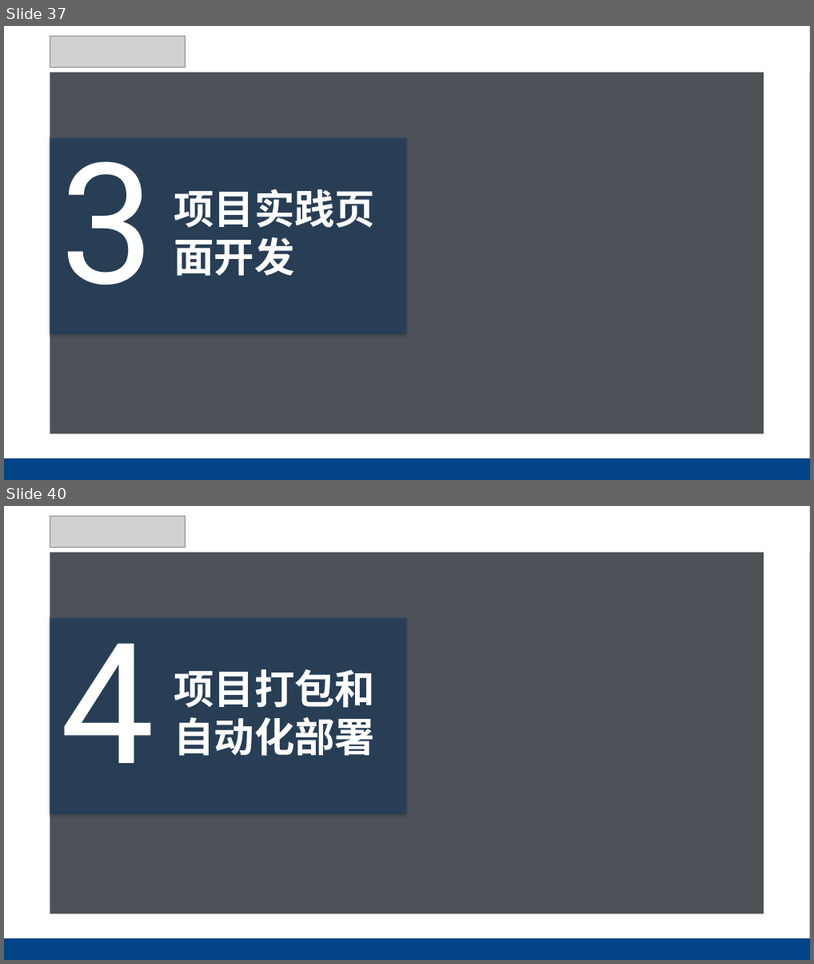
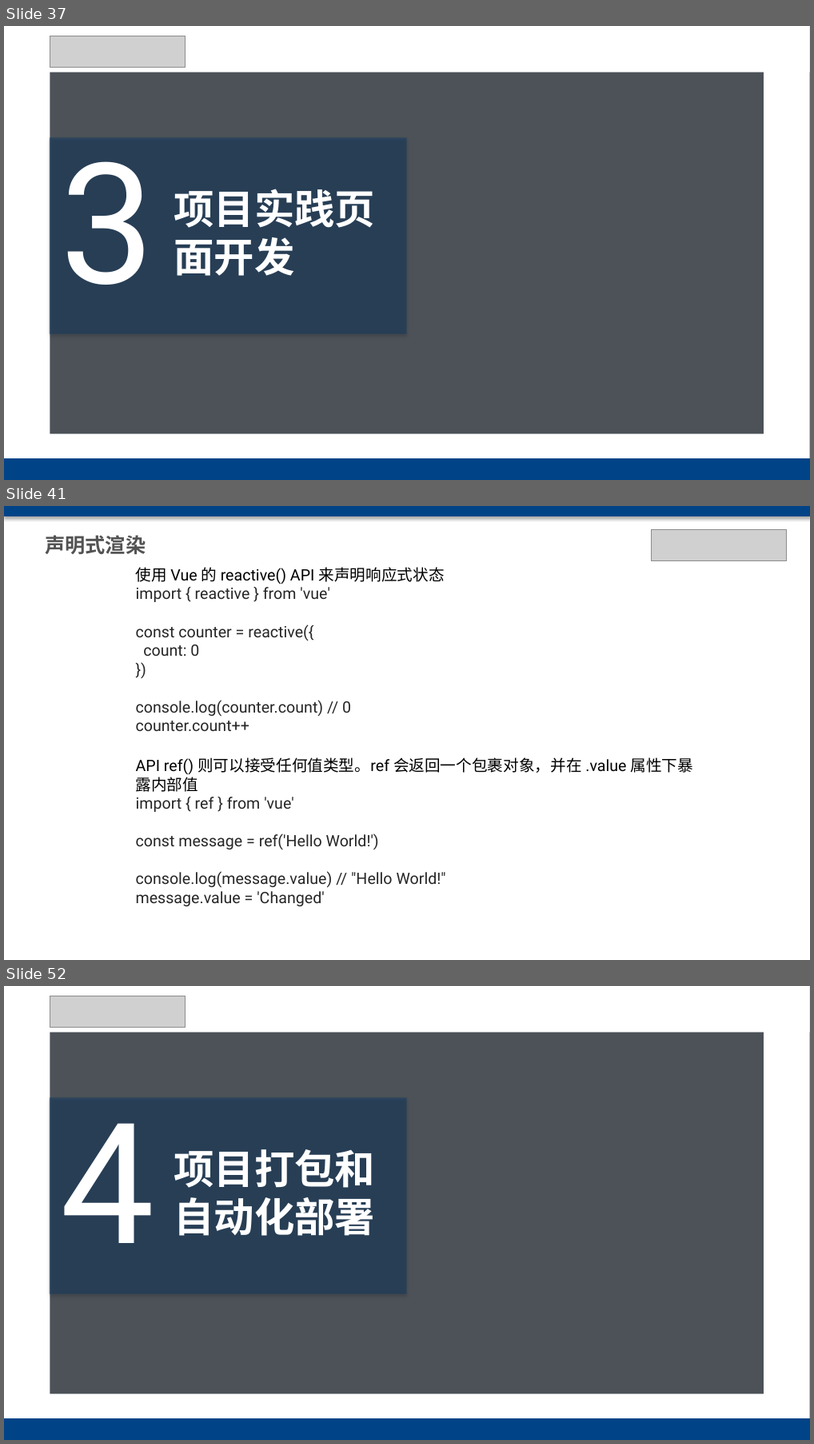
Before and after one commit to chxxx/vue3-vite-antd-admin, a slide deck: public/vue3 antdesign.pptx. Shown one above the other, each under a label of ours: slides 37 and 40 before the commit, slides 37, 41 and 52 after it; the slides between them are not shown. The pictures are 814x964 and 814x1444 pixels, drawn with LibreOffice and Linux fonts; fonts in the diff are those of the drawing; grey boxes stand for pictures; background and template pictures are left out; a plain dark background stands for a picture behind light text. Boxes give left, top, right and bottom in pixels: in the first picture for what was removed or moved away, otherwise in the second. Text is boxed around its words. In the diff, an @@ line names an element or a change of style, - is before the commit and + after.

```diff
--- a/public/vue3 antdesign.pptx
+++ b/public/vue3 antdesign.pptx
@@ slide 41 added at <box>4,506,810,960</box>, background #FFFFFF @@
@@ rectangle added at <box>4,506,810,516</box>, fill #004387 @@
@@ picture added at <box>651,529,787,561</box> @@
@@ text added at <box>45,535,146,554</box>, 18 pt, text #535353, bold @@
+声明式渲染
@@ text added at <box>136,567,445,731</box>, 14 pt, text #262626 @@
+使用 Vue 的 reactive() API 来声明响应式状态
+import { reactive } from 'vue'
+const counter = reactive({
+count: 0
+})
+console.log(counter.count) // 0
+counter.count++
@@ text added at <box>136,757,694,906</box>, 14 pt, text #262626 @@
+API ref() 则可以接受任何值类型。ref 会返回一个包裹对象，并在 .value 属性下暴露内部值
+import { ref } from 'vue'
+const message = ref('Hello World!')
+console.log(message.value) // "Hello World!"
+message.value = 'Changed'
@@ what was slide 40 is now slide 52 @@
```
Also in this commit, not shown: 4 slides changed, 13 other slides added, 2 slides removed, 6 other files.
